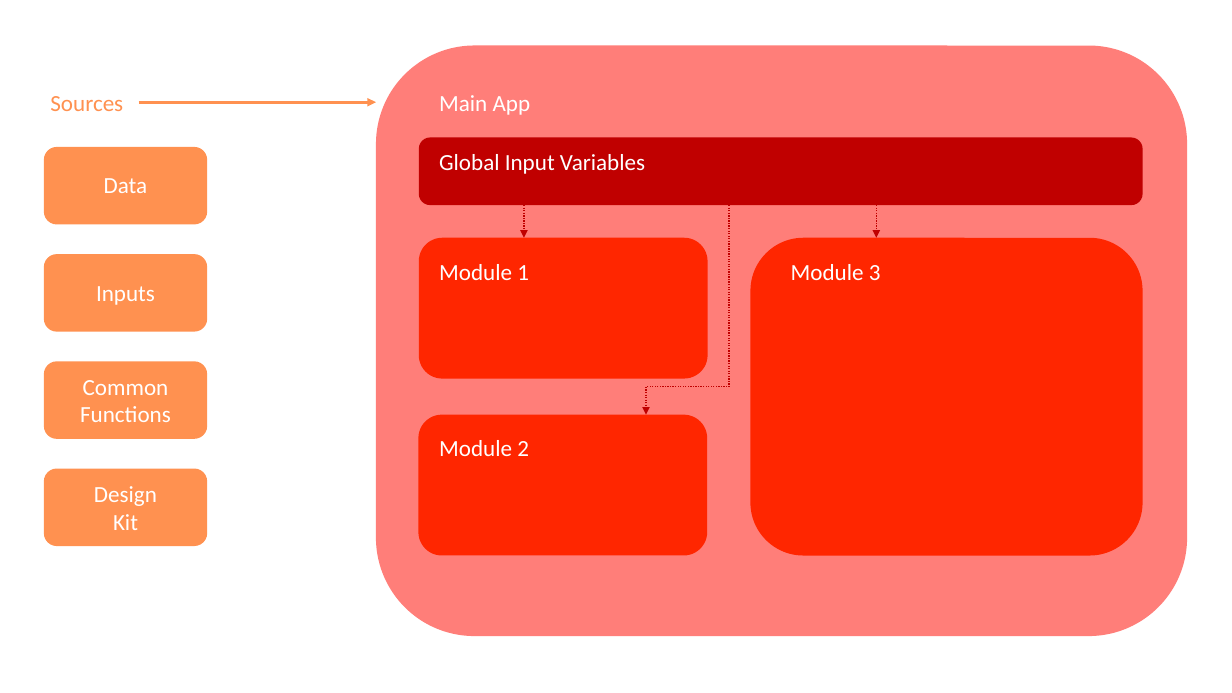
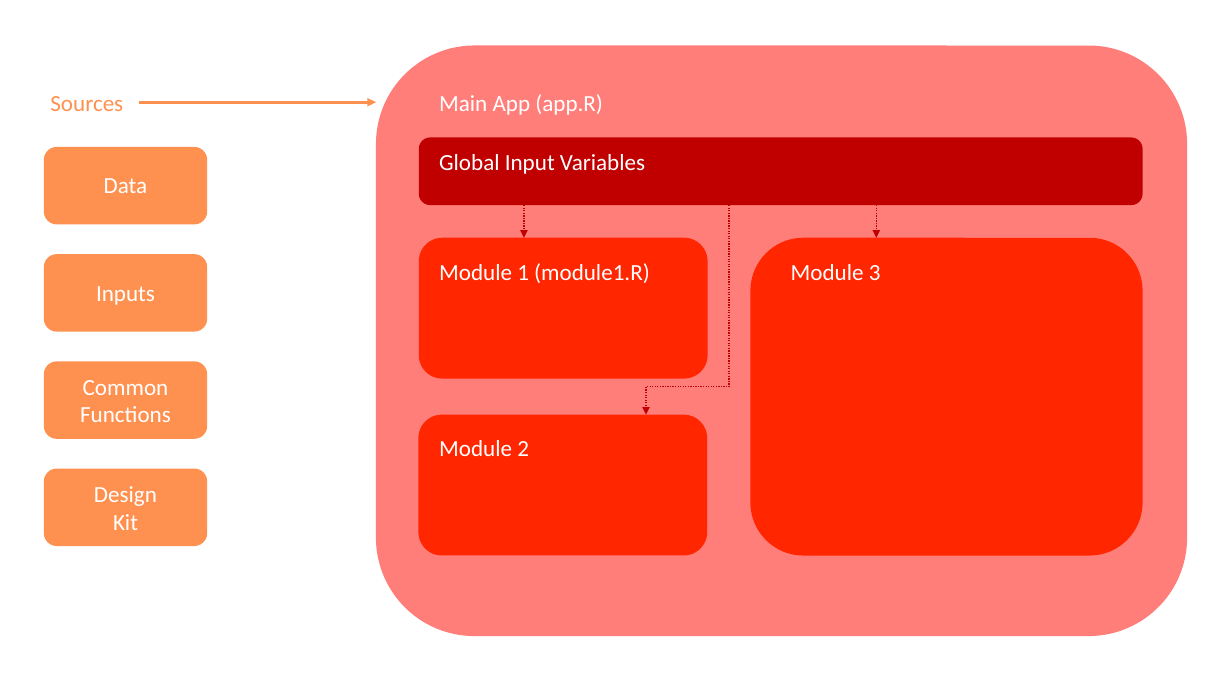
Before and after one commit to BHFDSC/cvd-covid-tre-dashboard, a slide deck: slide 1 of BHF_Dashboards/BHF_DSC_TRE_External_Dashboard/Dev/Modules Example.pptx. Drawn at 1232x693 pixels with LibreOffice and Linux fonts; fonts in the diff are those of the drawing. Boxes give left, top, right and bottom in pixels: in the first picture for what was removed or moved away, otherwise in the second. Text is boxed around its words. In the diff, an @@ line names an element or a change of style, - is before the commit and + after.

Commit message:
fixed data source file path edited module training files annotated data coverage plot

```diff
--- a/BHF_Dashboards/BHF_DSC_TRE_External_Dashboard/Dev/Modules Example.pptx
+++ b/BHF_Dashboards/BHF_DSC_TRE_External_Dashboard/Dev/Modules Example.pptx
@@ text at [439,94,603,115]: text changed @@
-Main App
+Main App (app.R)
@@ text at [439,263,650,283]: text changed @@
-Module 1
+Module 1 (module1.R)
```
Also in this commit, not shown: 3 other slides changed, 5 other files.
